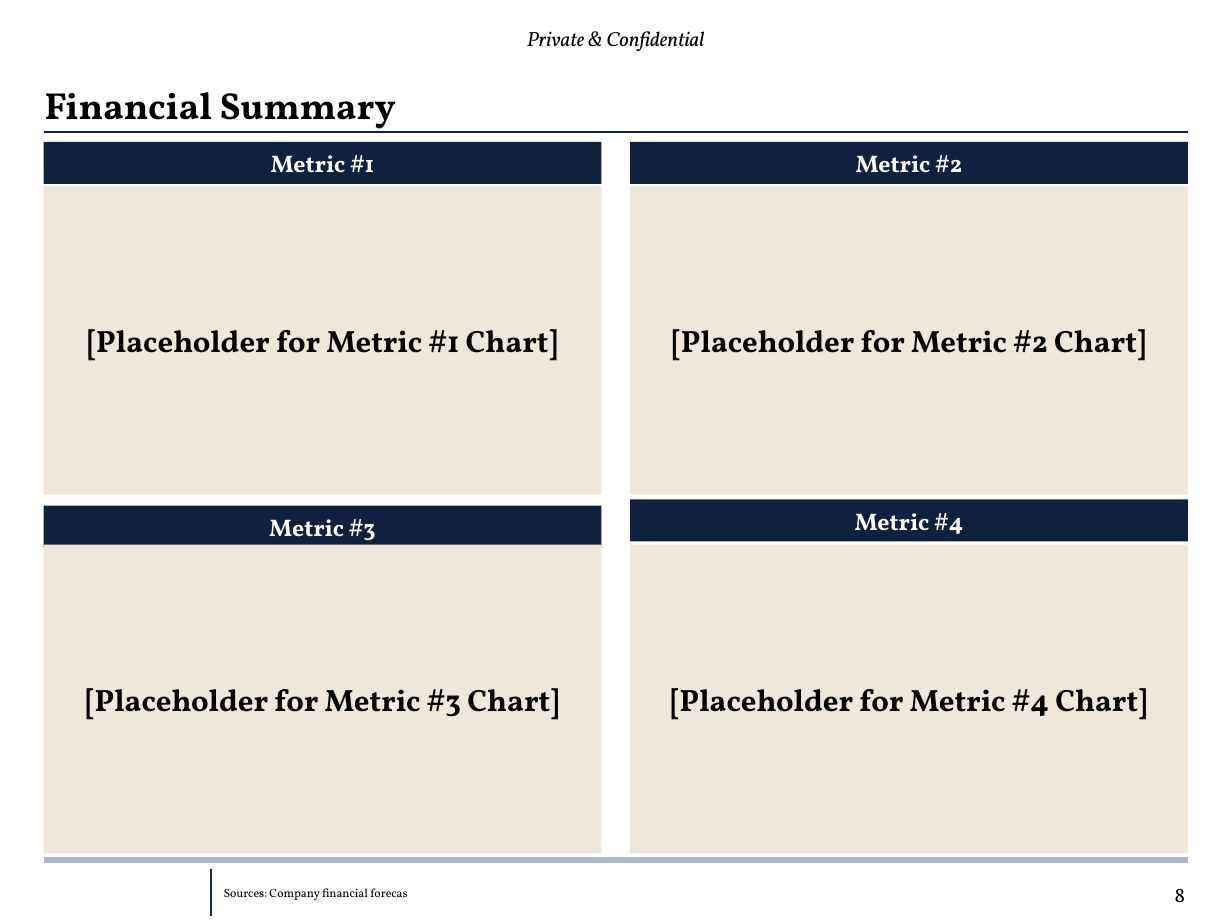
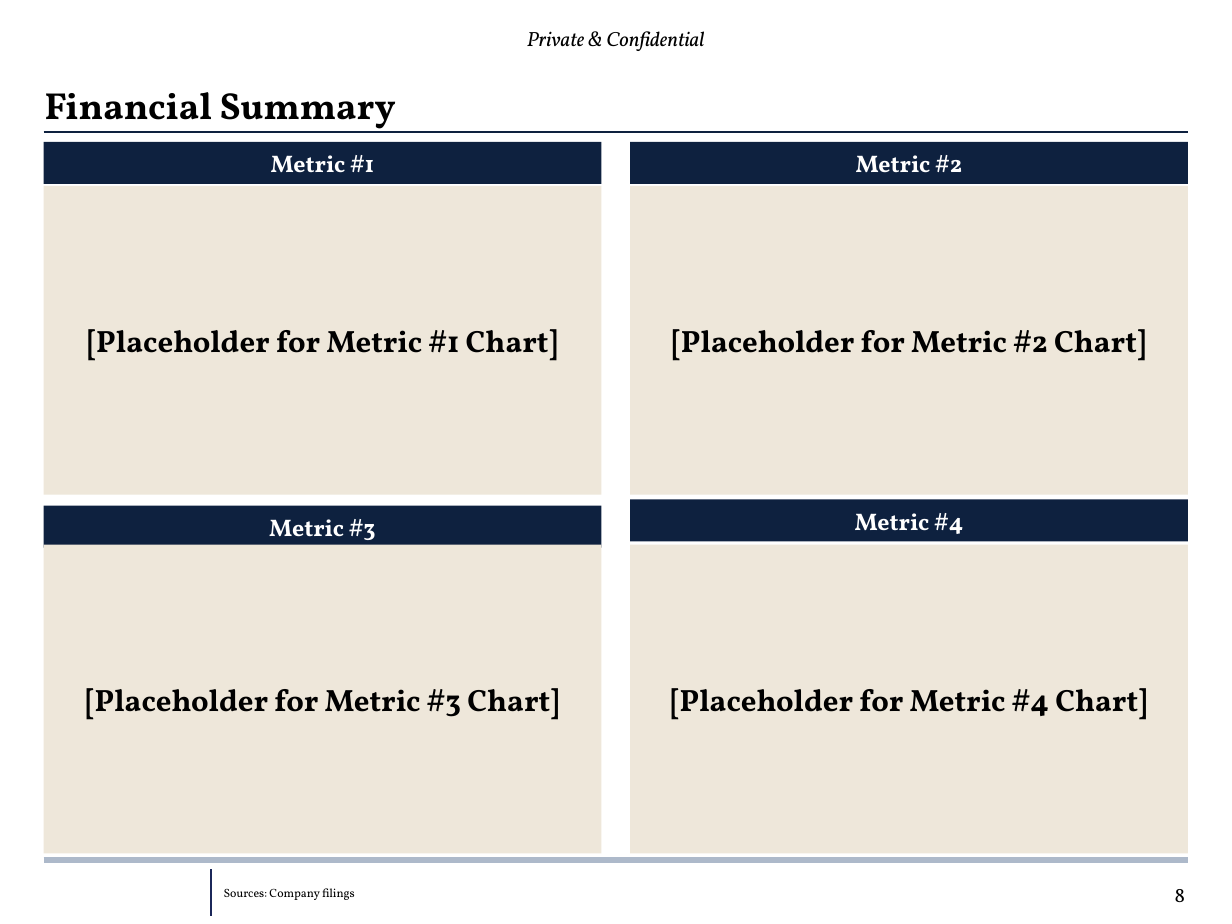
Before and after one commit to tatewilsonwork/infor-beta-test, a slide deck: slide 9 of infor-beta/templates/INFOR Slide Library.pptx. Drawn at 1232x924 pixels with LibreOffice and Linux fonts; fonts in the diff are those of the drawing; background and template pictures are left out. Boxes give left, top, right and bottom in pixels: in the first picture for what was removed or moved away, otherwise in the second. Text is boxed around its words. In the diff, an @@ line names an element or a change of style, - is before the commit and + after.

```diff
--- a/infor-beta/templates/INFOR Slide Library.pptx
+++ b/infor-beta/templates/INFOR Slide Library.pptx
@@ text at box(224, 888, 355, 900): text changed @@
-Sources: Company financial forecas
+Sources: Company filings
```
Also in this commit, not shown: 4 other slides changed, 16 other files.
